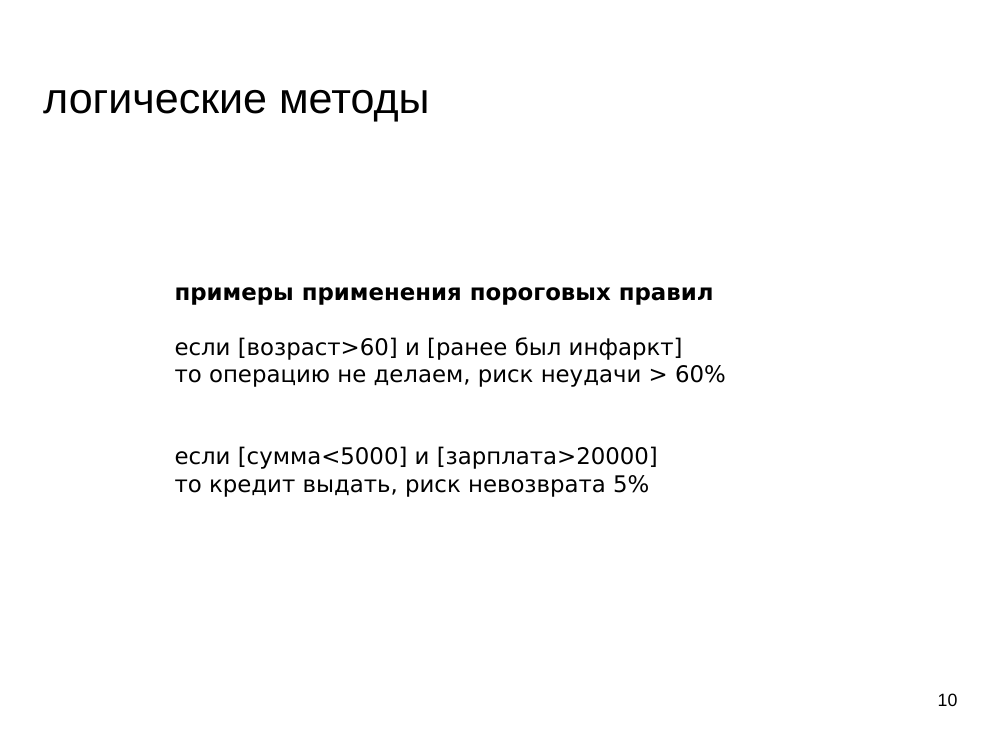
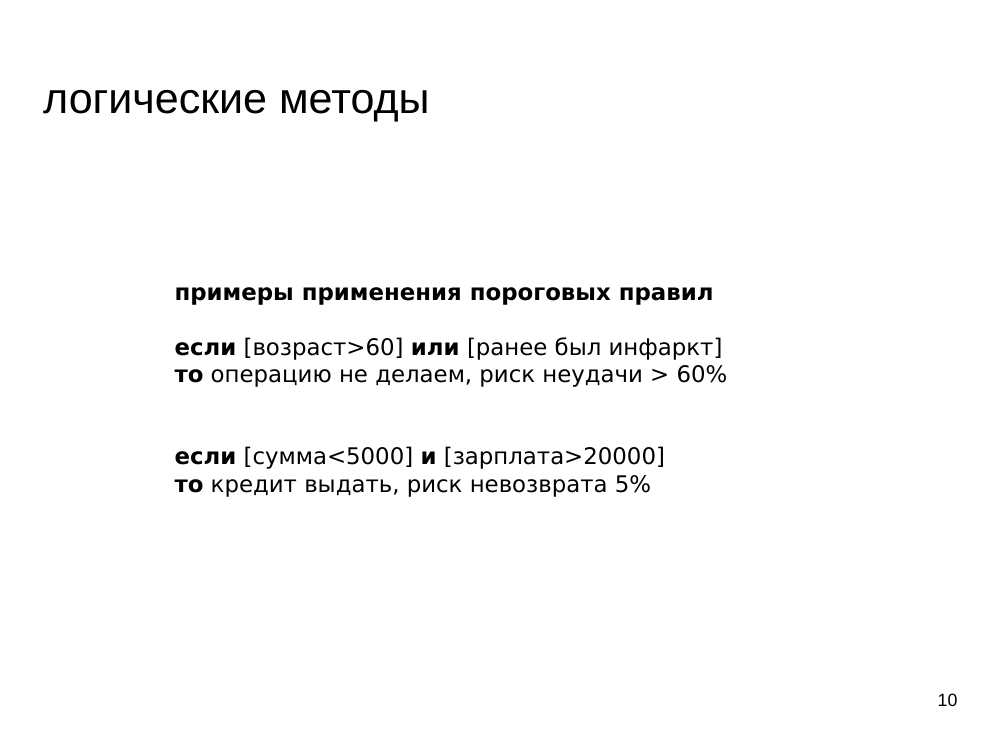
Before and after one commit to mechanoid5/ml_lectorium_legacy, a slide deck: slide 10 of 08-logical.odp. Drawn at 1008x756 pixels with LibreOffice and Linux fonts; fonts in the diff are those of the drawing; background and template pictures are left out. Boxes give left, top, right and bottom in pixels: in the first picture for what was removed or moved away, otherwise in the second. Text is boxed around its words. In the diff, an @@ line names an element or a change of style, - is before the commit and + after.

```diff
--- a/08-logical.odp
+++ b/08-logical.odp
@@ text at box(175, 337, 723, 360): text changed @@
-если [возраст>60] и [ранее был инфаркт]
+если [возраст>60] или [ранее был инфаркт]
@@ text at box(175, 365, 728, 497): bold on in "то", "если и", "то" @@
```
Also in this commit, not shown: 1 other slide changed.
